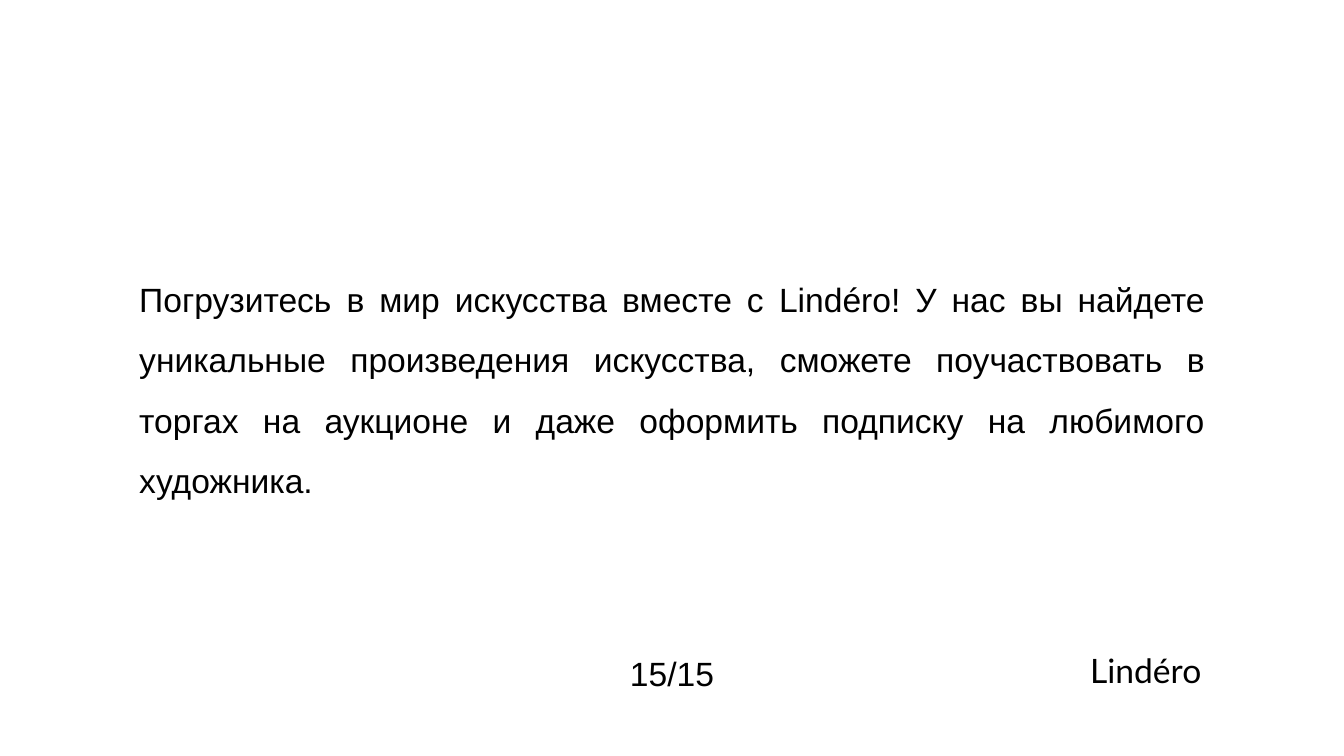
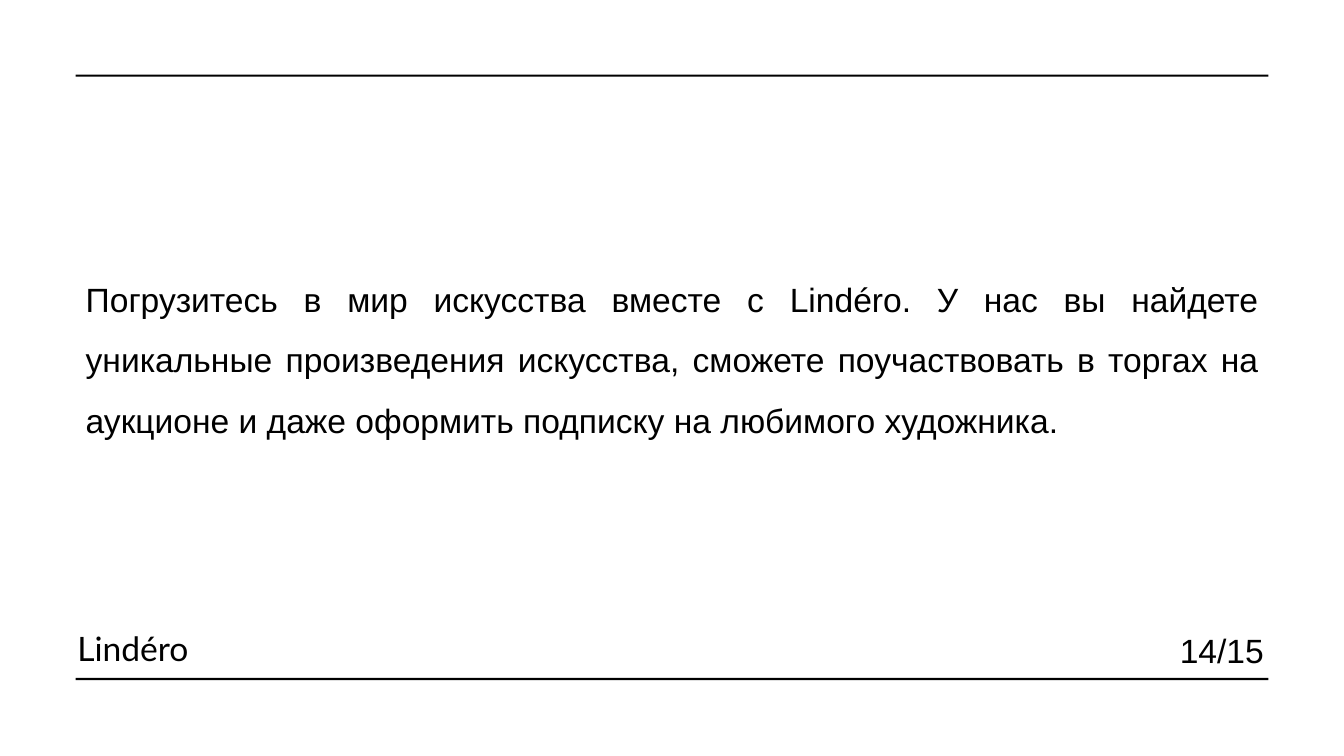
Before and after one commit to raiden-20/online_gallery, a slide deck: slide 14 of Документация/Презентация/Презентация.pptx (slide 15 before the commit). Drawn at 1344x756 pixels with LibreOffice and Linux fonts; fonts in the diff are those of the drawing. Boxes give left, top, right and bottom in pixels: in the first picture for what was removed or moved away, otherwise in the second. Text is boxed around its words. In the diff, an @@ line names an element or a change of style, - is before the commit and + after.

```diff
--- a/Документация/Презентация/Презентация.pptx
+++ b/Документация/Презентация/Презентация.pptx
@@ line added from (76, 76) to (1268, 76), #000000 1.5 pt @@
@@ text at [86, 287, 1258, 440]: text changed @@
-Погрузитесь в мир искусства вместе с Lindéro! У нас вы найдете уникальные произведения искусства, сможете поучаствовать в торгах на аукционе и даже оформить подписку на любимого художника.
+Погрузитесь в мир искусства вместе с Lindéro. У нас вы найдете уникальные произведения искусства, сможете поучаствовать в торгах на аукционе и даже оформить подписку на любимого художника.
@@ text "Lindéro": place and size @@
-text "Lindéro" at [1090, 658, 1201, 684]
+text "Lindéro" at [77, 636, 188, 662]
@@ text added at [1180, 638, 1264, 664], 24 pt, text #000000 @@
+14/15
@@ line added from (76, 680) to (1268, 680), #000000 1.5 pt @@
@@ text removed at [630, 661, 714, 687] @@
-15/15
```
Also in this commit, not shown: 12 other slides changed, 2 slides added, 2 slides removed, 1 other file.
